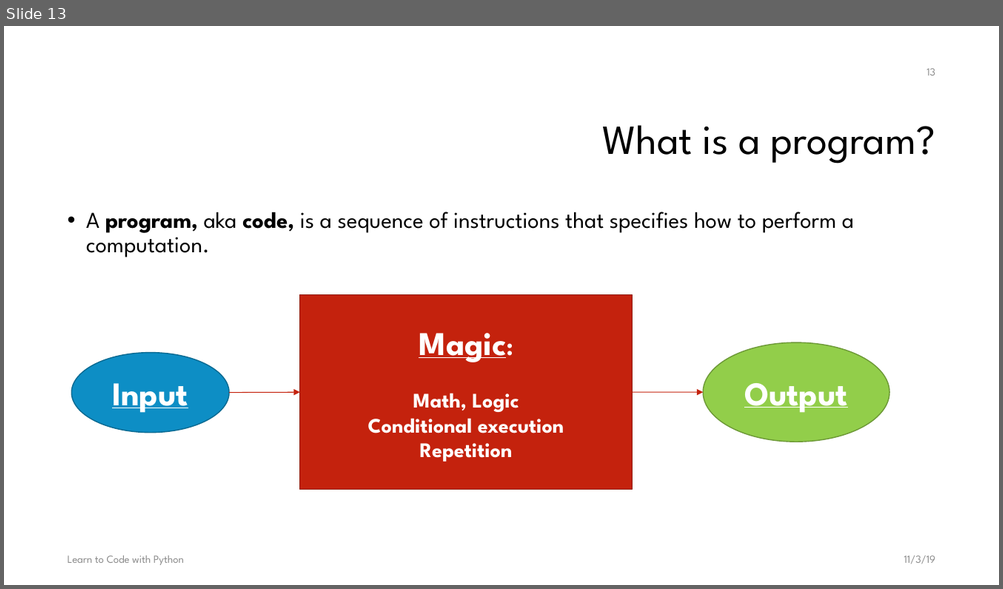
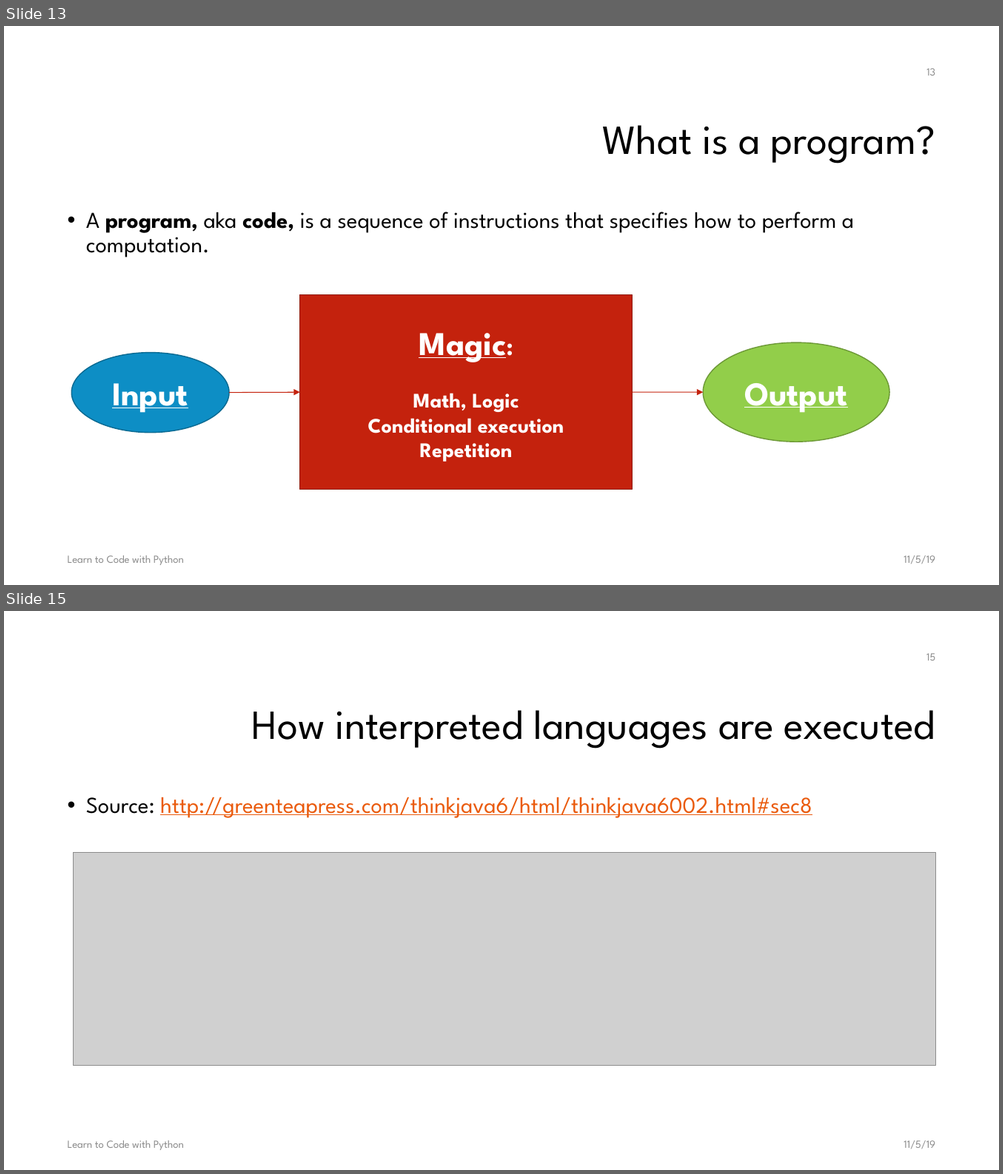
Before and after one commit to chiachang100/LearnToCodeWithPython, a slide deck: docs/LearnToCodeWithPython.pptx. Shown one above the other, each under a label of ours: slide 13 before the commit, slides 13 and 15 after it; the slides between them are not shown. The pictures are 1003x589 and 1003x1174 pixels, drawn with LibreOffice and Linux fonts; fonts in the diff are those of the drawing; grey boxes stand for pictures; background and template pictures are left out. Boxes give left, top, right and bottom in pixels: in the first picture for what was removed or moved away, otherwise in the second. Text is boxed around its words. In the diff, an @@ line names an element or a change of style, - is before the commit and + after.

```diff
--- a/docs/LearnToCodeWithPython.pptx
+++ b/docs/LearnToCodeWithPython.pptx
@@ slide 15 added at [4,611,999,1170], background #FFFFFF @@
@@ page number added at [926,653,935,661], 10.5 pt, text #8C8C8C @@
+15
@@ title added at [252,710,935,749], 40 pt, text #000000 @@
+How interpreted languages are executed
@@ text added at [86,797,812,818], 22 pt, text #EA5A0C, underline @@
+• Source: http://greenteapress.com/thinkjava6/html/thinkjava6002.html#sec8
@@ picture added at [74,853,936,1065] @@
@@ text added at [68,1141,184,1150], 10.5 pt, text #8C8C8C @@
+Learn to Code with Python
@@ text added at [903,1141,935,1149], 10.5 pt, text #8C8C8C @@
+11/5/19
@@ slide 13 changed as well @@
@@ text at [903,556,935,564]: text changed @@
-11/3/19
+11/5/19
```
Also in this commit, not shown: 143 other slides changed, 1 other slide added, 1 other file.
